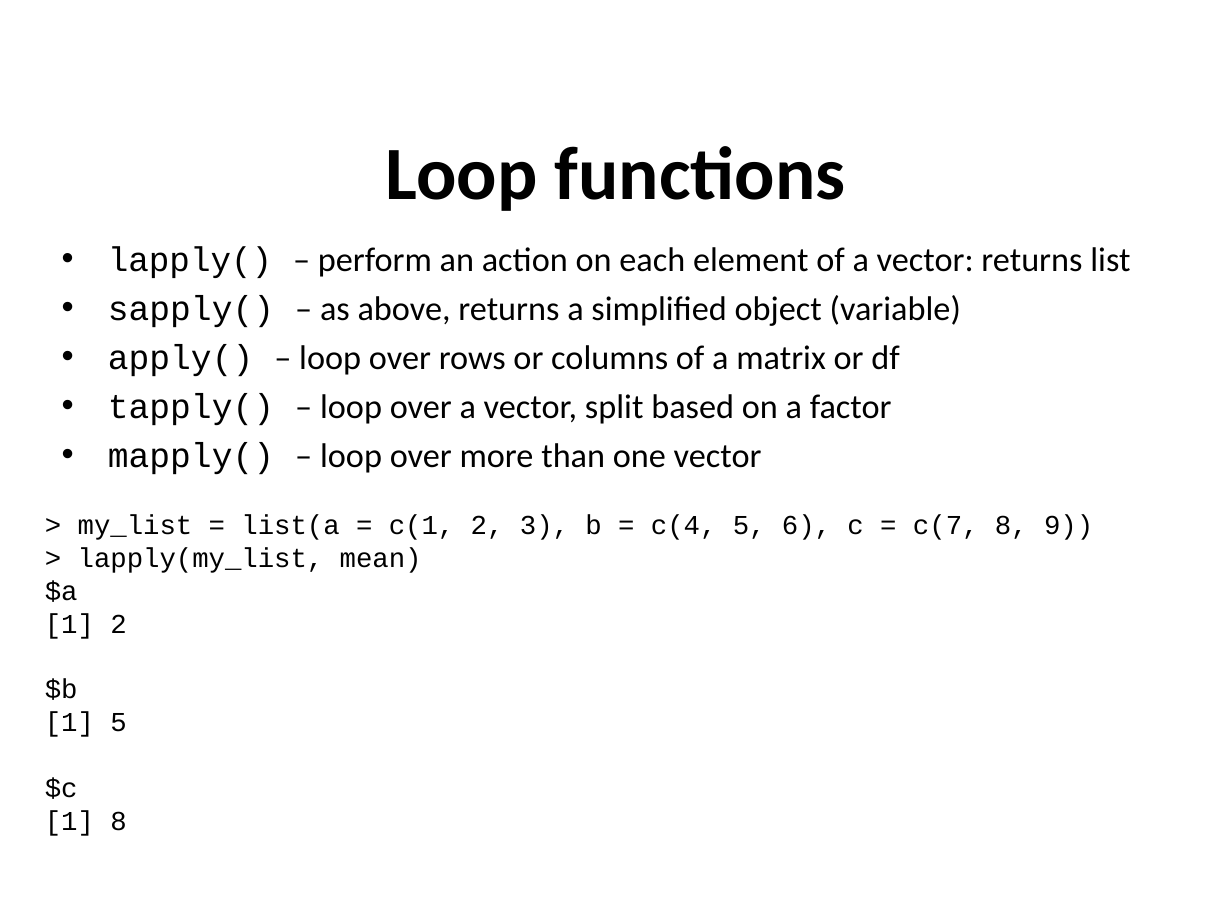
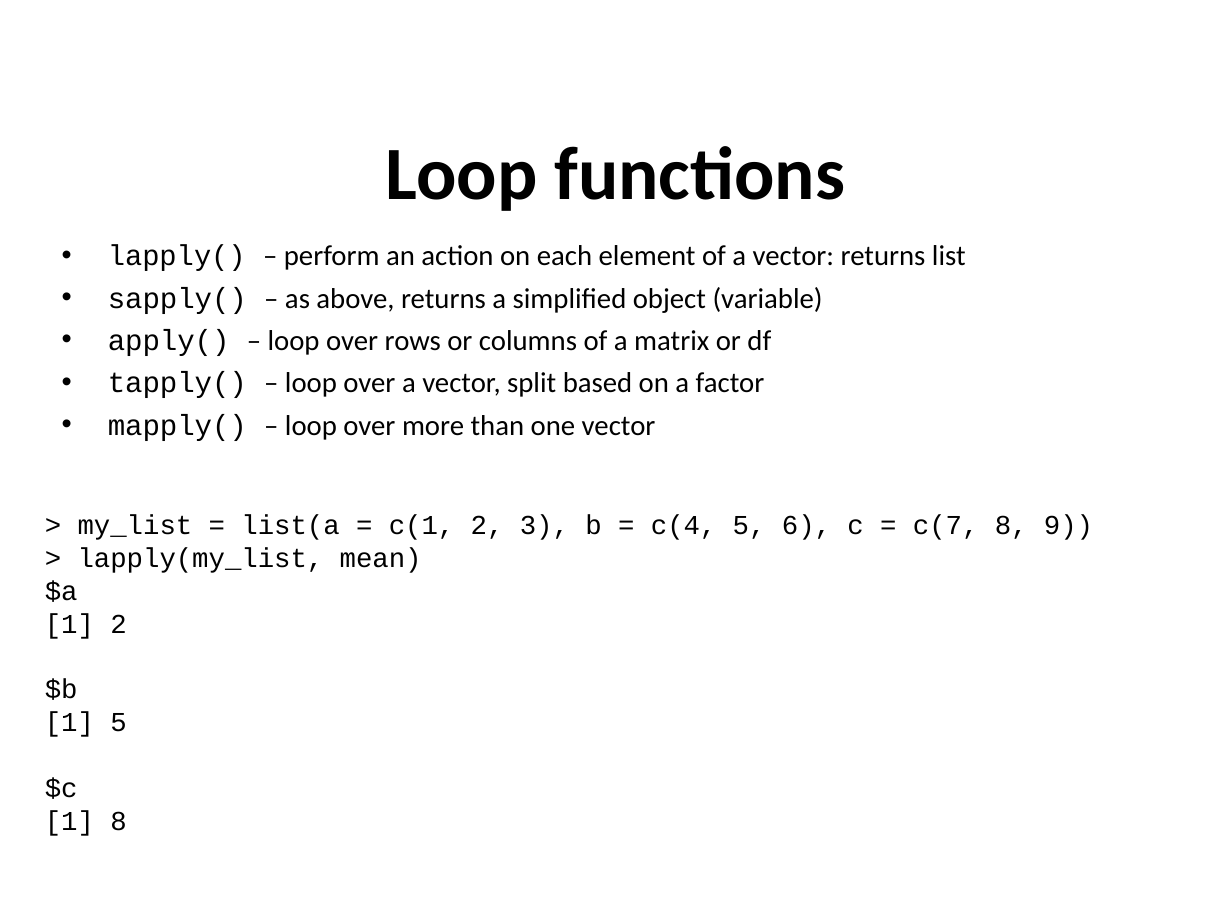
Before and after one commit to sraorao/data_analysis_visualisation_R_HT2022, a slide deck: slide 21 of powerpoint files/Session1.pptx. Drawn at 1232x924 pixels with LibreOffice and Linux fonts; fonts in the diff are those of the drawing. Boxes give left, top, right and bottom in pixels: in the first picture for what was removed or moved away, otherwise in the second. Text is boxed around its words. In the diff, an @@ line names an element or a change of style, - is before the commit and + after.

Commit message:
loop functions code

```diff
--- a/powerpoint files/Session1.pptx
+++ b/powerpoint files/Session1.pptx
@@ text "lapply() – perform an action ..." at bbox=[108, 245, 966, 441]: size 20.1 to 16.8 pt in "lapply() – perform an action on each ...", "– as above, returns a simplified object ...", "– loop over rows or columns of ...", "– loop over a vector, split based ..." and 1 more places; size 20.2 to 16.9 pt in "sapply()", "apply()", "tapply()", "mapply()" @@
```
Also in this commit, not shown: 6 other slides changed, 3 other files.
